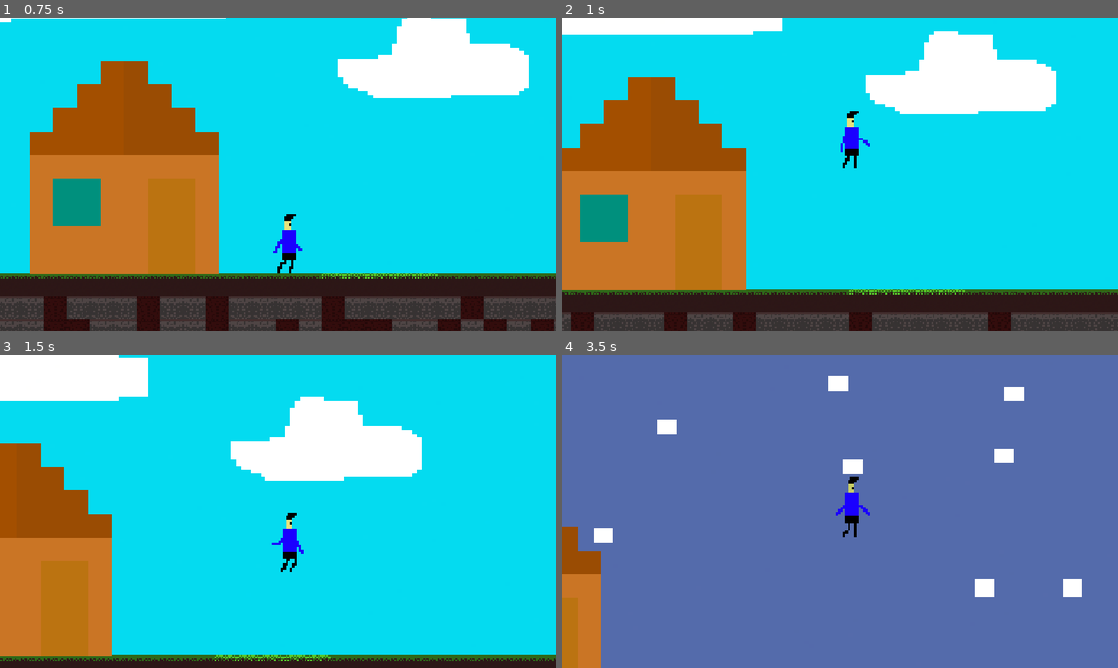
Above: before the commit, frames 1-4 (two rows, left to right).
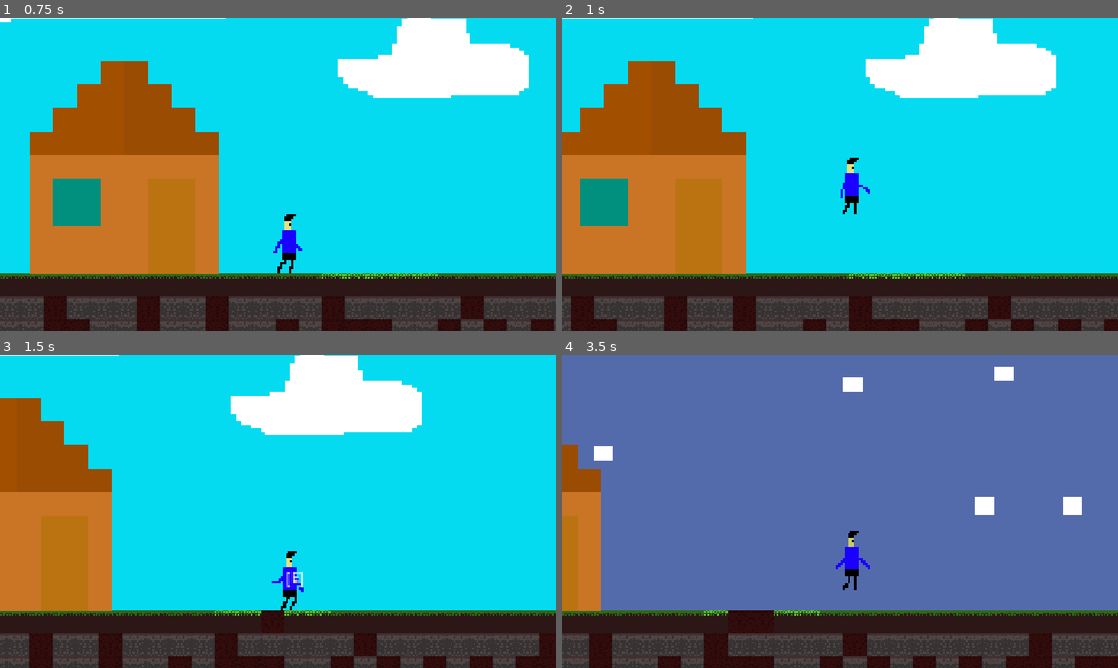
Above: after the commit, the same moments.

Repository: TheAbdullahSaleem/First-project-
Game: Godot game, scene res://scenes/world/World.tscn
Two runs of this game, one before a commit and one after it. Both use one fixed random seed, a clock stepped at 60 frames per second and the inputs below.
Inputs (mouse positions are in pixels of both pictures, inside the frame that each line leads up to):
- Up to frame 1 (0.75 s): tap Enter (ui_accept) at 0.5 s; move the mouse to (400, 158) at 0.52 s; press the mouse at (400, 158) at 0.53 s; hold D (right) from 0.53 s (still down)
- Up to frame 2 (1 s): keep holding D (right); tap W (jump) at 0.77 s
- Up to frame 3 (1.5 s): keep holding D (right); move the mouse to (166, 527) at 1.27 s; release the mouse at (166, 527) at 1.28 s; tap E (Interact) at 1.35 s
- Up to frame 4 (3.5 s): tap W (jump) at 1.52, 3.02 s; move the mouse to (895, 442) at 2.02 s; release D (right) at 2.03 s; press the mouse at (895, 442) at 2.03 s; hold A (left) 2.03-2.78 s; move the mouse to (812, 574) at 2.77 s; release the mouse at (812, 574) at 2.78 s; hold D (right) from 2.78 s (still down); tap E (Interact) at 2.85 s

Frame 1 is identical in both runs. In frame 2, 22% of the frame differs, in the area x 0-100%, y 0-100%; in frame 3, 36%; in frame 4, 24%.

Commit message:
player movements

Diff:
--- a/scripts/Player/character_body_2d.gd
+++ b/scripts/Player/character_body_2d.gd
@@ -3,7 +3,7 @@
 var interactable_in_range = null
 
 const SPEED = 100.0
-const JUMP_VELOCITY = -500.0
+const JUMP_VELOCITY = -300.0
 const GRAVITY = 1200.0
 
 @onready var anim = $AnimatedSprite2D
